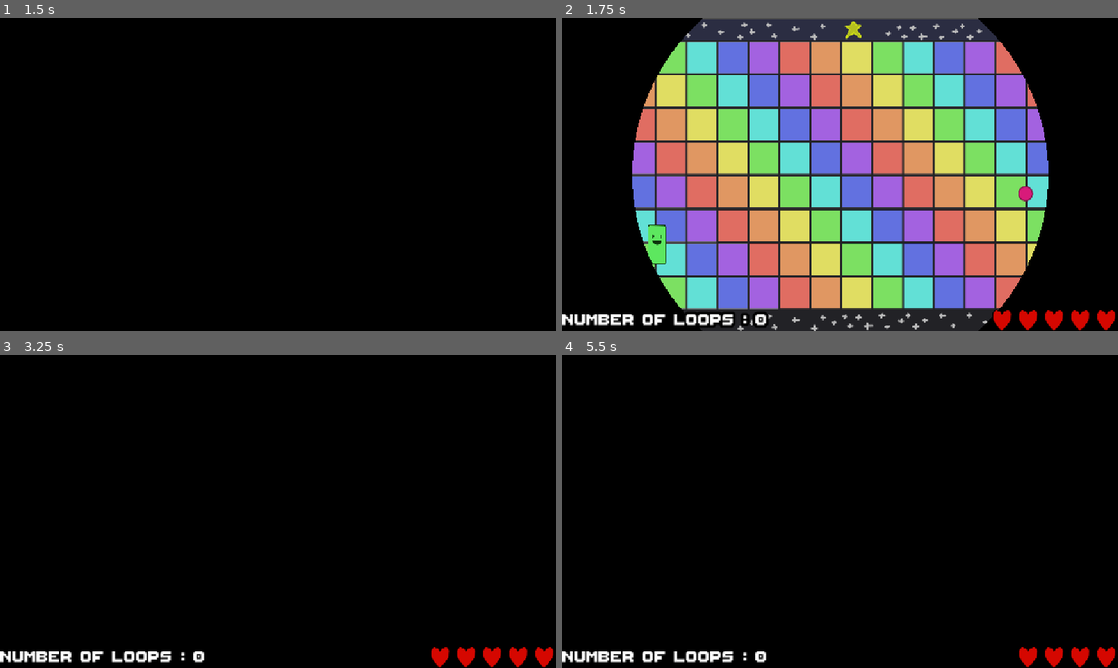
Above: before the commit, frames 1-4 (two rows, left to right).
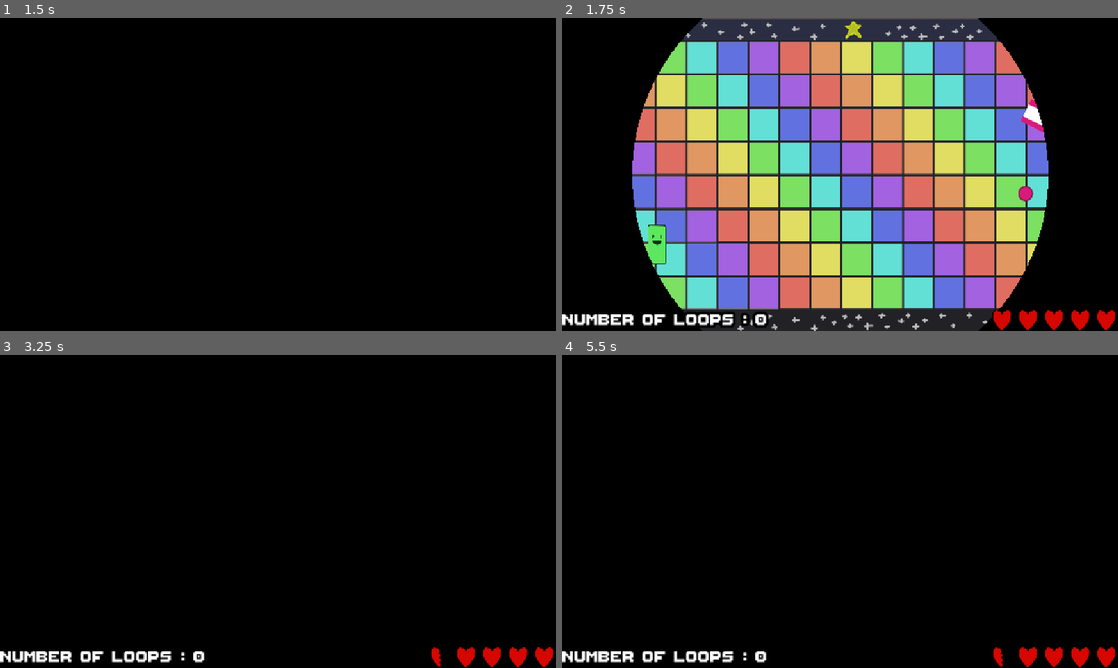
Above: after the commit, the same moments.

Repository: les-brows/la-boucle-musicale
Game: Godot game, scene res://Levels/MainMenu/MainMenu.tscn
The game is run twice, just before and just after one commit, with the same random seed, the same clock (stepped at 60 frames per second) and the same inputs.
Inputs (mouse positions are in pixels of both pictures, inside the frame that each line leads up to):
- Up to frame 1 (1.5 s): tap Enter (ui_accept) at 0.5, 0.77 s; move the mouse to (400, 158) at 0.52 s; hold D (player1_right) 0.53-1.28 s; right-click (400, 158) at 0.6 s; move the mouse to (166, 190) at 1.27 s; hold S (player1_down) from 1.28 s (still down); right-click (166, 190) at 1.35 s
- Up to frame 2 (1.75 s): keep holding S (player1_down); tap Enter (ui_accept) at 1.52 s
- Up to frame 3 (3.25 s): move the mouse to (333, 442) at 2.02 s; release S (player1_down) at 2.03 s; hold D (player1_right) 2.03-2.78 s; right-click (333, 442) at 2.1 s; tap Enter (ui_accept) at 2.75, 3.02 s; move the mouse to (250, 574) at 2.77 s; hold O (player1_shoot_up) from 2.78 s (still down); right-click (250, 574) at 2.85 s
- Up to frame 4 (5.5 s): tap Enter (ui_accept) at 3.5, 3.77, 4.25, 4.52, 5 s; move the mouse to (1006, 558) at 3.52 s; release O (player1_shoot_up) at 3.53 s; hold A (player1_left) 3.53-5.03 s; right-click (1006, 558) at 3.6 s; move the mouse to (673, 464) at 4.27 s; right-click (673, 464) at 4.35 s; move the mouse to (867, 511) at 5.02 s; hold S (player1_down) from 5.03 s (still down); right-click (867, 511) at 5.1 s

Frame 1 is identical in both runs. In frame 2, 0.2% of the frame differs, in the area x 82-87%, y 26-37%; in frame 3, less than 0.1%; in frame 4, less than 0.1%.

Commit message:
feat: Laser Shot Laser

Diff:
--- a/Objects/Enemies/Laser.tscn
+++ b/Objects/Enemies/Laser.tscn
@@ -1,8 +1,14 @@
-[gd_scene load_steps=6 format=3 uid="uid://cisvl2m5qemr"]
+[gd_scene load_steps=8 format=3 uid="uid://cisvl2m5qemr"]
 
 [ext_resource type="Script" uid="uid://14hwsshw6gpk" path="res://Objects/Enemies/laser.gd" id="1_e1rkk"]
 [ext_resource type="Texture2D" uid="uid://bubf283u72qhe" path="res://Assets/base_enemy_LASER.png" id="1_nvvy2"]
 [ext_resource type="AudioStream" uid="uid://cu6xd02r7p38t" path="res://Assets/Instruments/KSHMR_Thump_Kick_05.wav" id="3_0wytt"]
+
+[sub_resource type="Gradient" id="Gradient_0wytt"]
+colors = PackedColorArray(0.777595, 0.104468, 0.58986, 1, 0.921569, 0.403922, 0.776471, 0.376471)
+
+[sub_resource type="GradientTexture1D" id="GradientTexture1D_k3ix0"]
+gradient = SubResource("Gradient_0wytt")
 
 [sub_resource type="RectangleShape2D" id="RectangleShape2D_nvvy2"]
 size = Vector2(80, 58)
@@ -12,6 +18,13 @@
 
 [node name="Laser" type="Node2D"]
 script = ExtResource("1_e1rkk")
+
+[node name="Preshot" type="Sprite2D" parent="."]
+position = Vector2(7.27596e-12, 0)
+rotation = 1.57079
+scale = Vector2(0.755869, 29.9974)
+texture = SubResource("GradientTexture1D_k3ix0")
+offset = Vector2(128.025, 0)
 
 [node name="Sprite2D" type="Sprite2D" parent="."]
 scale = Vector2(0.296552, 0.296552)
@@ -33,6 +46,7 @@
 
 [node name="InstrumentPlayer" type="AudioStreamPlayer2D" parent="."]
 stream = ExtResource("3_0wytt")
+volume_db = -5.621
 
 [connection signal="screen_entered" from="VisibleOnScreenNotifier2D" to="." method="_on_visible_on_screen_notifier_2d_screen_entered"]
 [connection signal="screen_exited" from="VisibleOnScreenNotifier2D" to="." method="_on_visible_on_screen_notifier_2d_screen_exited"]
--- a/Objects/Enemies/Managers/enemy_level_portion.gd
+++ b/Objects/Enemies/Managers/enemy_level_portion.gd
@@ -23,8 +23,8 @@
 		0:
 			#Cut the map in eight, with at least one enemy in each trunk
 			for index in range(8):
-				add_enemy(Vector2(randi_range(60, Globals.LEVEL_SIZE / 10 - 60) + (index + 2) * Globals.LEVEL_SIZE / 10, randi_range(Globals.BOUNDARY_LOW + 60, Globals.BOUNDARY_UP - 60)), EnemyType.SHOOTER)
-				add_enemy(Vector2(randi_range(60, Globals.LEVEL_SIZE / 10 - 60) + (index + 2) * Globals.LEVEL_SIZE / 10, randi_range(Globals.BOUNDARY_LOW + 60, Globals.BOUNDARY_UP - 60)), EnemyType.LASER)
+				add_enemy(Vector2(randi_range(60, Globals.LEVEL_SIZE / 10.0 - 60) + (index + 2) * Globals.LEVEL_SIZE / 10.0, randi_range(Globals.BOUNDARY_LOW + 60, Globals.BOUNDARY_UP - 60)), EnemyType.SHOOTER)
+				add_enemy(Vector2(randi_range(60, Globals.LEVEL_SIZE / 10.0 - 60) + (index + 2) * Globals.LEVEL_SIZE / 10.0, randi_range(Globals.BOUNDARY_LOW + 200, Globals.BOUNDARY_UP - 200)), EnemyType.LASER)
 			pass
 		_:
 			for index in range(500):
--- a/Objects/Enemies/laser.gd
+++ b/Objects/Enemies/laser.gd
@@ -1,9 +1,15 @@
 extends Enemy
 
-
+var laser_projectile_preload = preload("res://Objects/Projectiles/LaserProjectile.tscn");
+var laser_projectile_speed: float = 1000
+var laser_angular_speed: float = 1.5
 
 var shoot_partition: Partition
 var on_screen: bool = false
+
+const NB_SECONDS_CHARGE_INVISIBLE: float = 0.5
+const NB_SECONDS_CHARGE_RECOVER: float = 0.25
+var charge_state: float = 0
 
 func _init() -> void:
 	super()
@@ -12,20 +18,40 @@
 								   Note.new(21, 0, 0), Note.new(23, 0, 0), Note.new(24, 0, 0),
 								   Note.new(28, 0, 0)]
 	shoot_partition = Partition.new(4, 32, list_notes)
-	shoot_partition.remove_random_notes(0.7)
+	shoot_partition.remove_random_notes(0.6)
+	shoot_partition.force_minimal_time_between_notes(8)
+
+func _ready() -> void:
+	$Preshot.rotation = randf_range(0, 2 * PI)
+
+func _process(delta: float) -> void:
+	$Preshot.rotation += delta * laser_angular_speed
+	if(charge_state > 0):
+		if(charge_state < NB_SECONDS_CHARGE_RECOVER):
+			$Preshot.self_modulate.a = (NB_SECONDS_CHARGE_RECOVER - charge_state) / NB_SECONDS_CHARGE_RECOVER
+		else:
+			$Preshot.self_modulate.a = 0
+	else:
+		$Preshot.self_modulate.a = 1
+	charge_state -= delta
 
 func _on_beat_launched(num_beat: int) -> void:
 	if(!on_screen):
 		return
 	if(num_beat == shoot_partition.get_next_beat(num_beat)):
-		#boing_state = NB_SECONDS_BOING_RECOVER + NB_SECONDS_BOING_JUMP
+		charge_state = NB_SECONDS_CHARGE_INVISIBLE
 		var note = shoot_partition.get_curr_note()
 		$InstrumentPlayer.pitch_scale = pow(2, note.pitch/12.0)
 		$InstrumentPlayer.play()
-		#if(player == null):
-			#shoot_projectile(Vector2(-1, 0))
-		#else :
-			#shoot_projectile(player.global_position - global_position)
+		shoot_laser()
+
+func shoot_laser():
+	var laser_projectile: Projectile = laser_projectile_preload.instantiate()
+	laser_projectile.set_position(position)
+	laser_projectile.rotation = $Preshot.rotation
+	# May be used when ennemies move
+	laser_projectile.set_velocity(Vector2.from_angle($Preshot.rotation) * 0.0001)
+	get_parent().add_child(laser_projectile)
 
 func _on_visible_on_screen_notifier_2d_screen_entered() -> void:
 	on_screen = true
--- a/Objects/Enemies/shooter.gd
+++ b/Objects/Enemies/shooter.gd
@@ -25,8 +25,7 @@
 								   Note.new(16 + 8, 0, 3), Note.new(16 + 11, 0, 6), Note.new(16 + 13, 0, 4),
 								   Note.new(16 + 14, 0, 1)]
 	shoot_partition = Partition.new(4, 32, list_notes)
-	shoot_partition.remove_random_notes(0.6)
-	shoot_partition.force_minimal_time_between_notes(8)
+	shoot_partition.remove_random_notes(0.7)
 
 func _process(delta: float) -> void:
 	if(boing_state > 0):
--- /dev/null
+++ b/Objects/Projectiles/LaserProjectile.tscn
@@ -0,0 +1,21 @@
+[gd_scene load_steps=3 format=3 uid="uid://bo0eyt3gw082v"]
+
+[ext_resource type="Script" uid="uid://b1n7cx6ya48ah" path="res://Objects/Projectiles/laser_projectile.gd" id="1_3areb"]
+[ext_resource type="Texture2D" uid="uid://ghnr73nl41l3" path="res://Assets/buller_laser_ray.png" id="1_e7x7r"]
+
+[node name="LaserProjectile" type="Node2D"]
+script = ExtResource("1_3areb")
+
+[node name="Timer" type="Timer" parent="."]
+wait_time = 0.2
+autostart = true
+
+[node name="Sprite2D" type="Sprite2D" parent="."]
+position = Vector2(125, 0)
+rotation = -1.5708
+texture = ExtResource("1_e7x7r")
+
+[node name="VisibleOnScreenNotifier2D" type="VisibleOnScreenNotifier2D" parent="."]
+
+[connection signal="timeout" from="Timer" to="." method="_on_timer_timeout"]
+[connection signal="screen_exited" from="VisibleOnScreenNotifier2D" to="." method="_on_visible_on_screen_notifier_2d_screen_exited"]
--- /dev/null
+++ b/Objects/Projectiles/laser_projectile.gd
@@ -0,0 +1,8 @@
+extends Projectile
+
+func _on_visible_on_screen_notifier_2d_screen_exited() -> void:
+	queue_free()
+
+
+func _on_timer_timeout() -> void:
+	queue_free()
--- a/Rythm/partition.gd
+++ b/Rythm/partition.gd
@@ -48,16 +48,13 @@
 		my_range.append(n.beat_number)
 
 
-	print("Starting note list: ", my_range)
 	var last_beat = -nb_beats_minimal;
 
 	var tmp_list: Array[Note] = []
 	for note in list_note:
 		if(note.beat_number - last_beat < nb_beats_minimal):
-			print("Erased: ", note.beat_number)
+			pass
 		else:
 			tmp_list.append(note)
-			print("Kept: ", note.beat_number, ", Last Beat: ", last_beat, ", Nb Beats Minimal: ", nb_beats_minimal)
 			last_beat = note.beat_number
 	list_note = tmp_list
-	print("Ending note list: ", list_note)
Not shown: 1 places in Levels/GameOver/GameOver.tscn that only renumber resources
Not shown: 1 places in Levels/LevelPortion.tscn that only renumber resources
Not shown: 1 places in Levels/MainMenu/MainMenu.tscn that only renumber resources
Not shown: 1 places in Levels/ScrollingLevel.tscn that only renumber resources
Not shown: 1 places in MainScene.tscn that only renumber resources
Not shown: 1 places in Objects/Enemies/Shooter.tscn that only renumber resources
Not shown: 1 places in Objects/GameUI/GameUI.tscn that only renumber resources
Not shown: 1 places in Objects/InputManager.tscn that only renumber resources
Not shown: 1 places in Objects/Player/Player.tscn that only renumber resources
Not shown: 1 places in Objects/Player/ShootPlayerManager.tscn that only renumber resources
Not shown: 1 places in Objects/Projectiles/PlayerProjectile.tscn that only renumber resources
Not shown: 1 places in Objects/Projectiles/ShooterProjectile.tscn that only renumber resources
